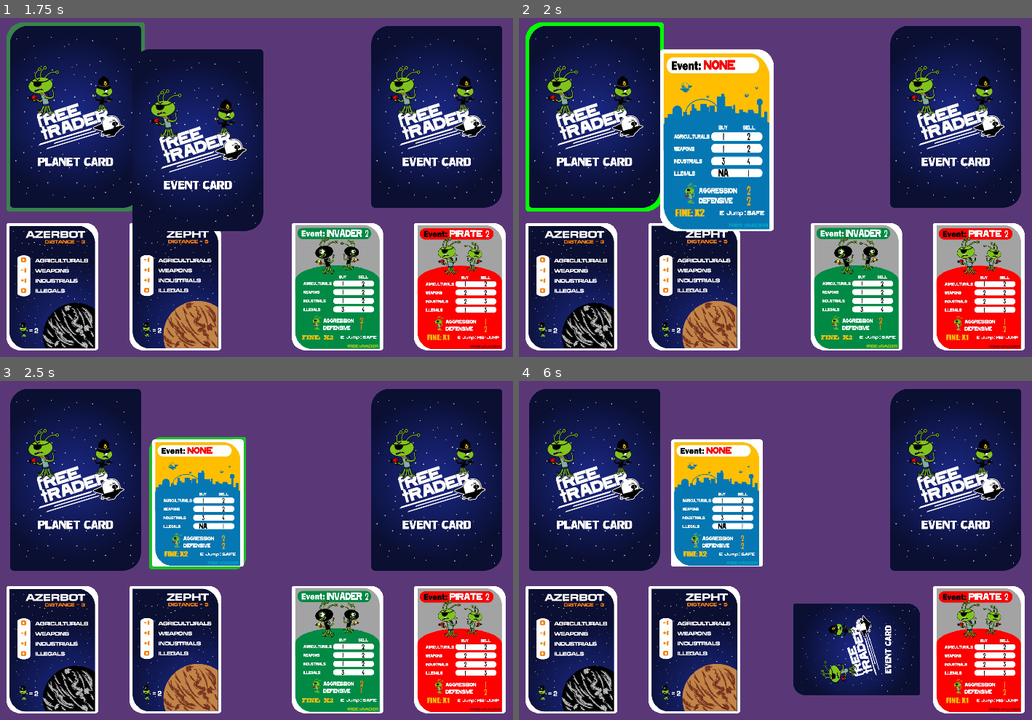
Above: before the commit, frames 1-4 (two rows, left to right).
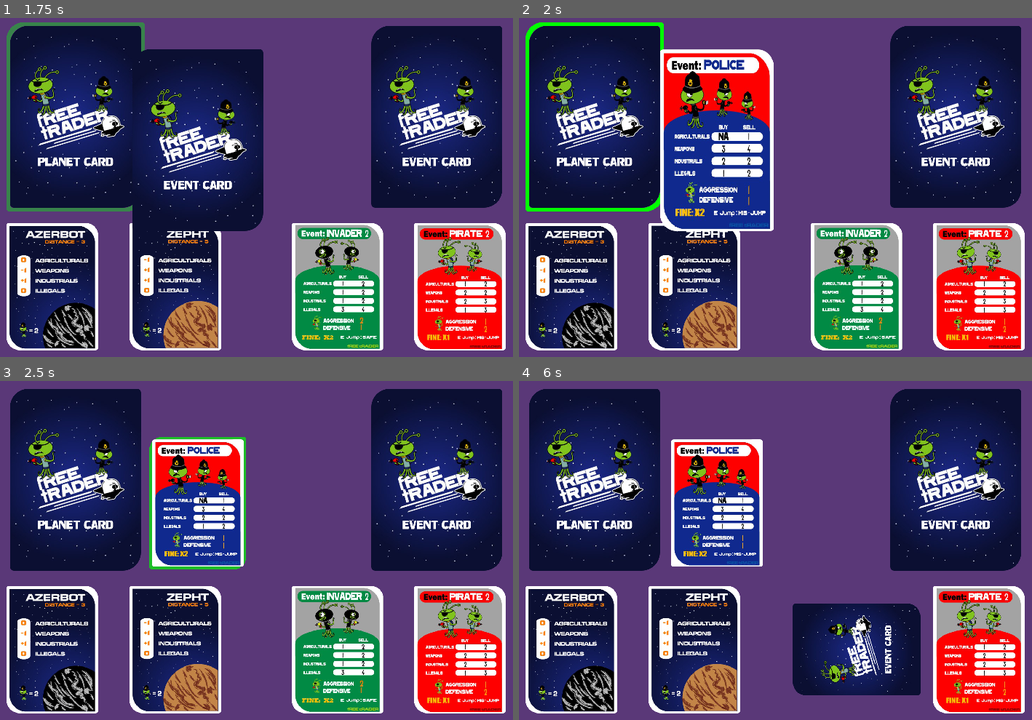
Above: after the commit, the same moments.

Repository: OdatNurd/devember-2024
Game: Godot game, scene res://scenes/main.tscn
The game is run twice, just before and just after one commit, with the same random seed, the same clock (stepped at 60 frames per second) and the same inputs.
Inputs (mouse positions are in pixels of both pictures, inside the frame that each line leads up to):
- Up to frame 1 (1.75 s): tap Enter at 0.5 s; drag from (76, 116) to (436, 116) at 0.52 s; drag from (436, 116) to (76, 116) at 1.27 s
- Up to frame 2 (2 s): no input
- Up to frame 3 (2.5 s): move the mouse to (200, 503) at 2.02 s; hold D (token_rotate_right) from 2.03 s (still down); hold W (token_flip) from 2.03 s (still down); click (200, 503) at 2.17 s
- Up to frame 4 (6 s): release D (token_rotate_right) at 2.75 s; release W (token_flip) at 2.75 s; tap R (token_reset) every 0.75 s from 2.75 to 5 s; drag from (693, 648) to (955, 479) at 2.77 s; drag from (570, 648) to (719, 503) at 3.52 s; drag from (980, 648) to (719, 503) at 4.27 s; move the mouse to (857, 648) at 5.02 s; hold A (token_rotate_left) 5.03-5.75 s; hold W (token_flip) 5.03-5.75 s; click (857, 648) at 5.17 s; drag from (719, 503) to (570, 648) at 5.77 s

Frame 1 is identical in both runs. In frame 2, 9.2% of the frame differs, in the area x 28-49%, y 10-63%; in frame 3, 5.2%; in frame 4, 5.3%.

Commit message:
Update the event deck to contain all of the cards
In order to facilitate testing, flesh out the deck contents for the
event deck. This way we can implement the shuffle routine, and it makes
it easier to test the deal mechanism as well.

Diff:
--- a/resources/decks/events.tres
+++ b/resources/decks/events.tres
@@ -1,18 +1,123 @@
-[gd_resource type="Resource" script_class="DeckLayout" load_steps=7 format=3 uid="uid://ciuuqonw5luly"]
+[gd_resource type="Resource" script_class="DeckLayout" load_steps=52 format=3 uid="uid://ciuuqonw5luly"]
 
 [ext_resource type="PackedScene" uid="uid://cfbesw2hlqwra" path="res://scenes/cards/event_card.tscn" id="1_mj4i1"]
 [ext_resource type="Script" path="res://resources/deck_contents.gd" id="1_ydnem"]
 [ext_resource type="Resource" uid="uid://cqj6p6tsgfg07" path="res://resources/cards/events/none_1.tres" id="3_1033f"]
 [ext_resource type="Script" path="res://resources/deck_card.gd" id="3_l53fo"]
+[ext_resource type="Resource" uid="uid://3cs7mjugh011" path="res://resources/cards/events/invader_1.tres" id="3_xprm6"]
+[ext_resource type="Resource" uid="uid://bvg3sg8hgsg7c" path="res://resources/tokens/cards/events/invader_1.tres" id="4_o2kwy"]
 [ext_resource type="Resource" uid="uid://ddjtykdt3446m" path="res://resources/tokens/cards/events/none_1.tres" id="4_yjcuh"]
+[ext_resource type="Resource" uid="uid://b3e42aneckdq2" path="res://resources/cards/events/none_2.tres" id="7_f8jkp"]
+[ext_resource type="Resource" uid="uid://b8tskxs5i0eej" path="res://resources/tokens/cards/events/none_2.tres" id="8_y0gfg"]
+[ext_resource type="Resource" uid="uid://cagqlly23c4mm" path="res://resources/cards/events/none_3.tres" id="9_qxbxc"]
+[ext_resource type="Resource" uid="uid://c2tgc70b23gpv" path="res://resources/tokens/cards/events/none_3.tres" id="10_1mhhm"]
+[ext_resource type="Resource" uid="uid://blug0pky82i7k" path="res://resources/cards/events/none_4.tres" id="11_5cbyb"]
+[ext_resource type="Resource" uid="uid://sb6nwu5wcb5n" path="res://resources/tokens/cards/events/none_4.tres" id="12_67uei"]
+[ext_resource type="Resource" uid="uid://bqra7068n0akt" path="res://resources/cards/events/none_5.tres" id="13_lra6w"]
+[ext_resource type="Resource" uid="uid://d34wh0ea0o52n" path="res://resources/tokens/cards/events/none_5.tres" id="14_66it6"]
+[ext_resource type="Resource" uid="uid://dxck2ghqkpsyh" path="res://resources/cards/events/none_6.tres" id="15_1yfxj"]
+[ext_resource type="Resource" uid="uid://b5gdqxxgwmytf" path="res://resources/tokens/cards/events/none_6.tres" id="16_qrg3l"]
+[ext_resource type="Resource" uid="uid://bpux7jfrxaylk" path="res://resources/cards/events/none_7.tres" id="17_gxned"]
+[ext_resource type="Resource" uid="uid://b4mpxj4n567jg" path="res://resources/tokens/cards/events/none_7.tres" id="18_5qbfg"]
+[ext_resource type="Resource" uid="uid://b263m77vikrb1" path="res://resources/cards/events/pirate_1.tres" id="19_xxtg2"]
+[ext_resource type="Resource" uid="uid://cid1l47u2yn4" path="res://resources/tokens/cards/events/pirate_1.tres" id="20_j7g1i"]
+[ext_resource type="Resource" uid="uid://bdcbn5bb80ey7" path="res://resources/cards/events/pirate_2.tres" id="21_x0s8i"]
+[ext_resource type="Resource" uid="uid://vfab3pd8n2vw" path="res://resources/tokens/cards/events/pirate_2.tres" id="22_knqgf"]
+[ext_resource type="Resource" uid="uid://b7ksyjpddls0e" path="res://resources/cards/events/pirate_3.tres" id="23_vvhwu"]
+[ext_resource type="Resource" uid="uid://w2otaty5r5fe" path="res://resources/tokens/cards/events/pirate_3.tres" id="24_w00ga"]
+[ext_resource type="Resource" uid="uid://bssu1jef01f5b" path="res://resources/cards/events/pirate_4.tres" id="25_wr16p"]
+[ext_resource type="Resource" uid="uid://cuptjoouxrduo" path="res://resources/tokens/cards/events/pirate_4.tres" id="26_3vqap"]
+[ext_resource type="Resource" uid="uid://dixgrmjxc5gmd" path="res://resources/cards/events/pirate_5.tres" id="27_iiuta"]
+[ext_resource type="Resource" uid="uid://bqn7houey4yei" path="res://resources/tokens/cards/events/pirate_5.tres" id="28_7a11g"]
+[ext_resource type="Resource" uid="uid://71hlbknsbxwo" path="res://resources/cards/events/pirate_6.tres" id="29_kcmak"]
+[ext_resource type="Resource" uid="uid://cdn5iyu4se2ln" path="res://resources/tokens/cards/events/pirate_6.tres" id="30_y7xj7"]
+[ext_resource type="Resource" uid="uid://c15yqvf1rd5qj" path="res://resources/cards/events/police_1.tres" id="31_hkbr4"]
+[ext_resource type="Resource" uid="uid://mbj78t8mcsq5" path="res://resources/tokens/cards/events/police_1.tres" id="32_krhwl"]
+[ext_resource type="Resource" uid="uid://cu7sn4l1tbnqs" path="res://resources/cards/events/police_2.tres" id="33_u5ukf"]
+[ext_resource type="Resource" uid="uid://lpdo46j1jmtx" path="res://resources/tokens/cards/events/police_2.tres" id="34_8jlt1"]
+
+[sub_resource type="Resource" id="Resource_l2nd8"]
+script = ExtResource("3_l53fo")
+token = ExtResource("4_o2kwy")
+card = ExtResource("3_xprm6")
 
 [sub_resource type="Resource" id="Resource_tdqim"]
 script = ExtResource("3_l53fo")
 token = ExtResource("4_yjcuh")
 card = ExtResource("3_1033f")
 
+[sub_resource type="Resource" id="Resource_noep1"]
+script = ExtResource("3_l53fo")
+token = ExtResource("8_y0gfg")
+card = ExtResource("7_f8jkp")
+
+[sub_resource type="Resource" id="Resource_hl7c2"]
+script = ExtResource("3_l53fo")
+token = ExtResource("10_1mhhm")
+card = ExtResource("9_qxbxc")
+
+[sub_resource type="Resource" id="Resource_w7w14"]
+script = ExtResource("3_l53fo")
+token = ExtResource("12_67uei")
+card = ExtResource("11_5cbyb")
+
+[sub_resource type="Resource" id="Resource_iehep"]
+script = ExtResource("3_l53fo")
+token = ExtResource("14_66it6")
+card = ExtResource("13_lra6w")
+
+[sub_resource type="Resource" id="Resource_6g1mo"]
+script = ExtResource("3_l53fo")
+token = ExtResource("16_qrg3l")
+card = ExtResource("15_1yfxj")
+
+[sub_resource type="Resource" id="Resource_uweif"]
+script = ExtResource("3_l53fo")
+token = ExtResource("18_5qbfg")
+card = ExtResource("17_gxned")
+
+[sub_resource type="Resource" id="Resource_uhein"]
+script = ExtResource("3_l53fo")
+token = ExtResource("20_j7g1i")
+card = ExtResource("19_xxtg2")
+
+[sub_resource type="Resource" id="Resource_d8dgk"]
+script = ExtResource("3_l53fo")
+token = ExtResource("22_knqgf")
+card = ExtResource("21_x0s8i")
+
+[sub_resource type="Resource" id="Resource_bw2u5"]
+script = ExtResource("3_l53fo")
+token = ExtResource("24_w00ga")
+card = ExtResource("23_vvhwu")
+
+[sub_resource type="Resource" id="Resource_543eh"]
+script = ExtResource("3_l53fo")
+token = ExtResource("26_3vqap")
+card = ExtResource("25_wr16p")
+
+[sub_resource type="Resource" id="Resource_nsu3t"]
+script = ExtResource("3_l53fo")
+token = ExtResource("28_7a11g")
+card = ExtResource("27_iiuta")
+
+[sub_resource type="Resource" id="Resource_2qqt4"]
+script = ExtResource("3_l53fo")
+token = ExtResource("30_y7xj7")
+card = ExtResource("29_kcmak")
+
+[sub_resource type="Resource" id="Resource_i6v5y"]
+script = ExtResource("3_l53fo")
+token = ExtResource("32_krhwl")
+card = ExtResource("31_hkbr4")
+
+[sub_resource type="Resource" id="Resource_ajvuk"]
+script = ExtResource("3_l53fo")
+token = ExtResource("34_8jlt1")
+card = ExtResource("33_u5ukf")
+
 [resource]
 script = ExtResource("1_ydnem")
 card_scene = ExtResource("1_mj4i1")
-cards = Array[ExtResource("3_l53fo")]([SubResource("Resource_tdqim")])
+cards = Array[ExtResource("3_l53fo")]([SubResource("Resource_l2nd8"), SubResource("Resource_tdqim"), SubResource("Resource_noep1"), SubResource("Resource_hl7c2"), SubResource("Resource_w7w14"), SubResource("Resource_iehep"), SubResource("Resource_6g1mo"), SubResource("Resource_uweif"), SubResource("Resource_uhein"), SubResource("Resource_d8dgk"), SubResource("Resource_bw2u5"), SubResource("Resource_543eh"), SubResource("Resource_nsu3t"), SubResource("Resource_2qqt4"), SubResource("Resource_i6v5y"), SubResource("Resource_ajvuk")])
 shuffled = true
--- a/scenes/main.tscn
+++ b/scenes/main.tscn
@@ -22,7 +22,7 @@
 [node name="PlanetDeck" parent="." instance=ExtResource("8_7vjud")]
 position = Vector2(112, 144)
 scale = Vector2(0.5, 0.5)
-deck_pile_id = null
+deck_pile_id = ""
 token_id = "_planet_deck"
 token_details = ExtResource("9_gmk7r")
 token_facing = 1
